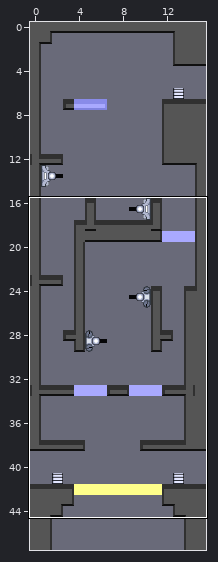
Two versions of a level (LDtk project, assets/world.ldtk). The first picture is a wide view before the edit; the outline marks the close-up.
Close-up. Before the commit:
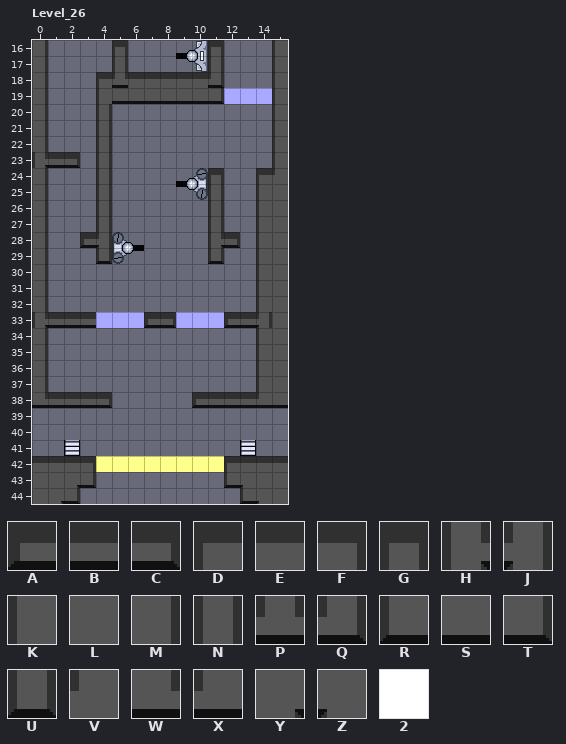
Cells are 16x16 px. Shown: Level_26 x 0..15, y 16..44. The commit also changed other parts of the map, which this record leaves out.
Key: from "FineTerrain": A 1, B 2, C 3, D 10, E 11, F 12, G 13, H 14, J 16, K 20, L 21, M 22, N 23, P 25, Q 26, R 30, S 31, T 32, U 33, V 36, W 40, X 41, Y 43, Z 44, 2 71.
_ is an empty cell.
Layers that did not change in this view are not listed.
Layer "Terrain_fine" before, first column x 0:
16 M____G_____G___K
17 M____N_____N___K
18 M___DPEEEEEQ___K
19 M___KSSSSSST222K
20 M___N__________K
21 M___N__________K
22 M___N__________K
23 HBC_N__________K
24 M___N______G__DV
25 M___N______N__KL
26 M___N______N__KL
27 M___N______N__KL
28 M__AJ______HC_KL
29 M___U______U__KL
30 M_____________KL
31 M_____________KL
32 M_____________KL
33 HBBB222AC222ABJL
34 M_____________KL
35 M_____________KL
36 M_____________KL
37 M_____________KL
38 WBBBC_____ABBBXS
39 ________________
40 ________________
41 ________________
42 EEEF22222222DEEE
43 LLYT________RZLL
44 LYT__________RZL
After:
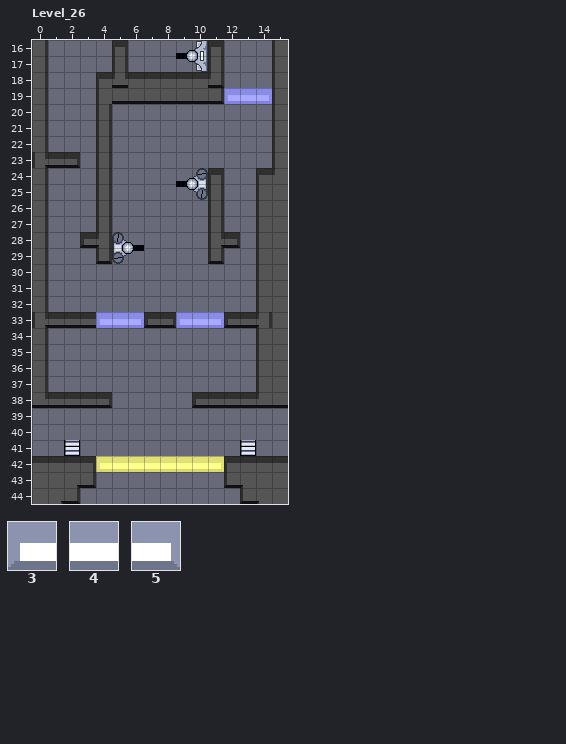
Further tiles: from "FineTerrain": 3 51, 4 52, 5 53.
The exact change:
Changed rows in their new state; . is an unchanged cell.
Layer "Terrain_fine":
first column x 12:
19 345
first column x 4:
33 345..345
first column x 4:
42 34444445
